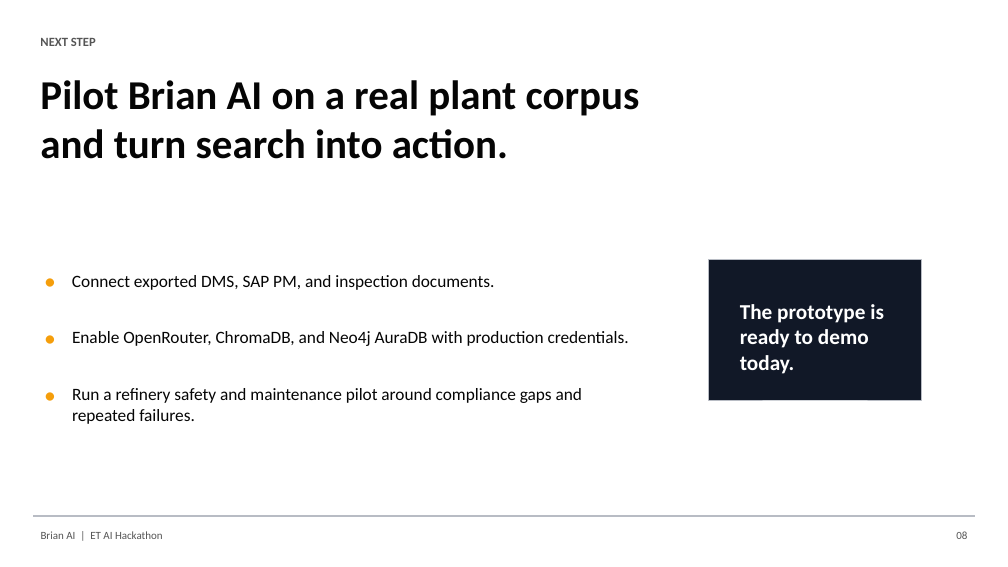
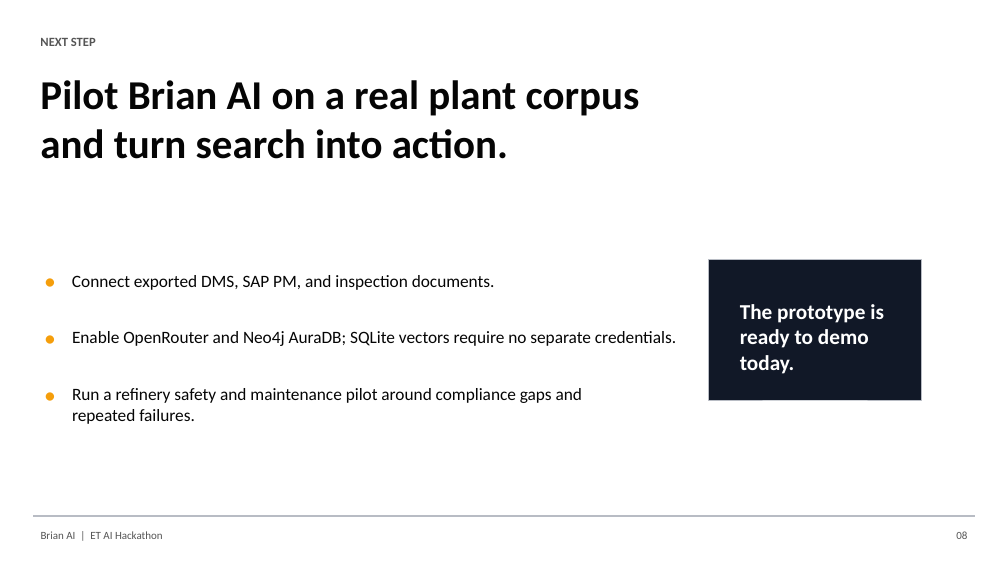
Before and after one commit to 23140-ITP/brian-ai, a slide deck: slide 8 of docs/Brian_AI_pitch_deck.pptx. Drawn at 1008x567 pixels with LibreOffice and Linux fonts; fonts in the diff are those of the drawing. Boxes give left, top, right and bottom in pixels: in the first picture for what was removed or moved away, otherwise in the second. Text is boxed around its words. In the diff, an @@ line names an element or a change of style, - is before the commit and + after.

```diff
--- a/docs/Brian_AI_pitch_deck.pptx
+++ b/docs/Brian_AI_pitch_deck.pptx
@@ text at (72, 331, 676, 346): text changed @@
-Enable OpenRouter, ChromaDB, and Neo4j AuraDB with production credentials.
+Enable OpenRouter and Neo4j AuraDB; SQLite vectors require no separate credentials.
```
Also in this commit, not shown: 1 other slide changed, 3 other files.
